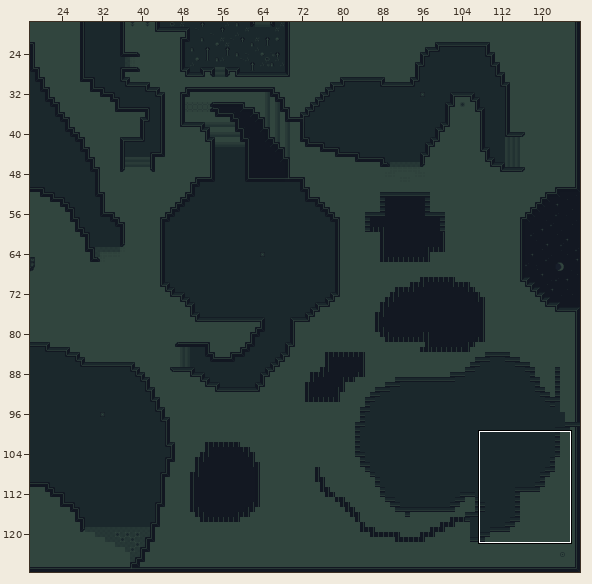
One commit to this Tiled map: scratch/graves.tmx. Above, an overview of the earlier version with the close-up marked.
Close-up. Before:
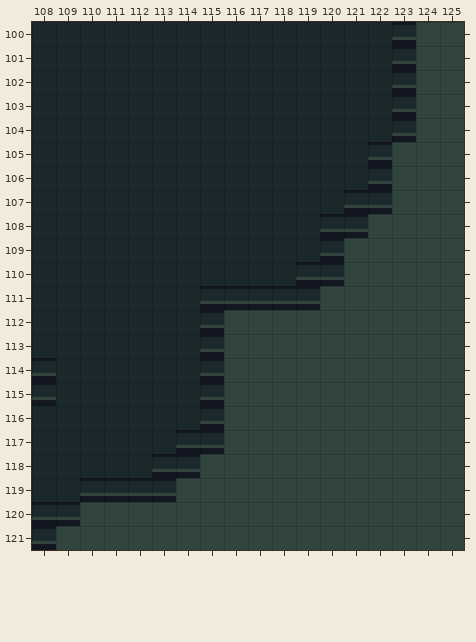
Cells are 16x16 px. Shown: x 108..125, y 100..121. The commit also changed other parts of the map, which this record leaves out.
After:
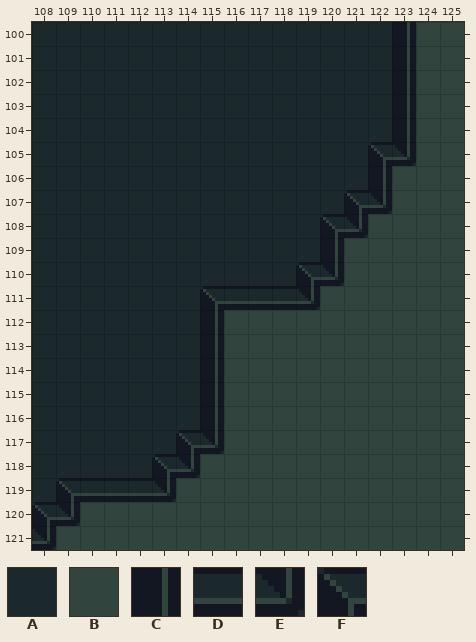
Key: from "tiles_16": A 0, B 31, C 59, D 61, E 62, F 64.
_ is an empty cell.
The edit:
Layer "Tile Layer 1":
The edit turns tile D into tile A in rows 114 to 115 at x 108.
The edit turns tile D into tile C in rows 100 to 104 at x 123; in row 106 at x 122; in row 109 at x 120; in rows 112 to 116 at x 115.
The edit turns tile B into tile E in row 105 at x 123.
The edit turns tile D into tile E in row 107 at x 122; in row 108 at x 121; in row 110 at x 120; in row 111 at x 119; in row 117 at x 115; in row 118 at x 114.
The edit turns tile D into tile E in row 119 at x 113; in row 120 at x 109; in row 121 at x 108.
The edit turns tile A into tile F in row 119 at x 109.
The edit turns tile D into tile F in row 105 at x 122; in row 107 at x 121; in row 108 at x 120; in row 110 at x 119; in row 111 at x 115; in row 117 at x 114.
The edit turns tile D into tile F in row 118 at x 113; in row 120 at x 108.
Where, in picture pixels (left, top, right, bottom), the same in both close-ups:
changed: (296, 22, 416, 310)
changed: (152, 286, 224, 502)
changed: (32, 358, 56, 406)
changed: (32, 478, 80, 550)
